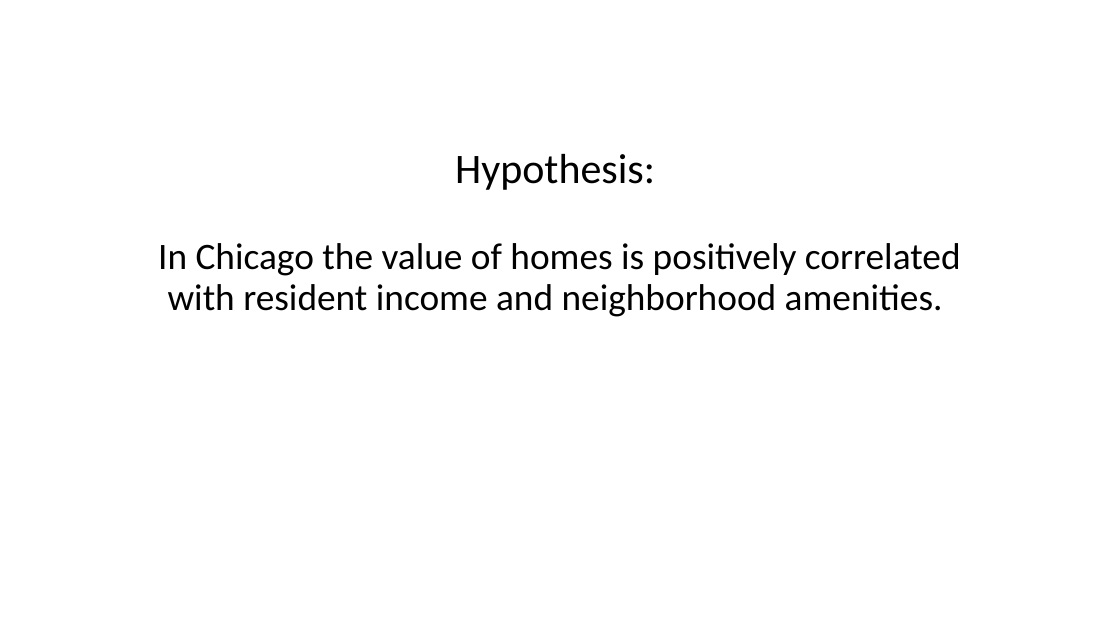
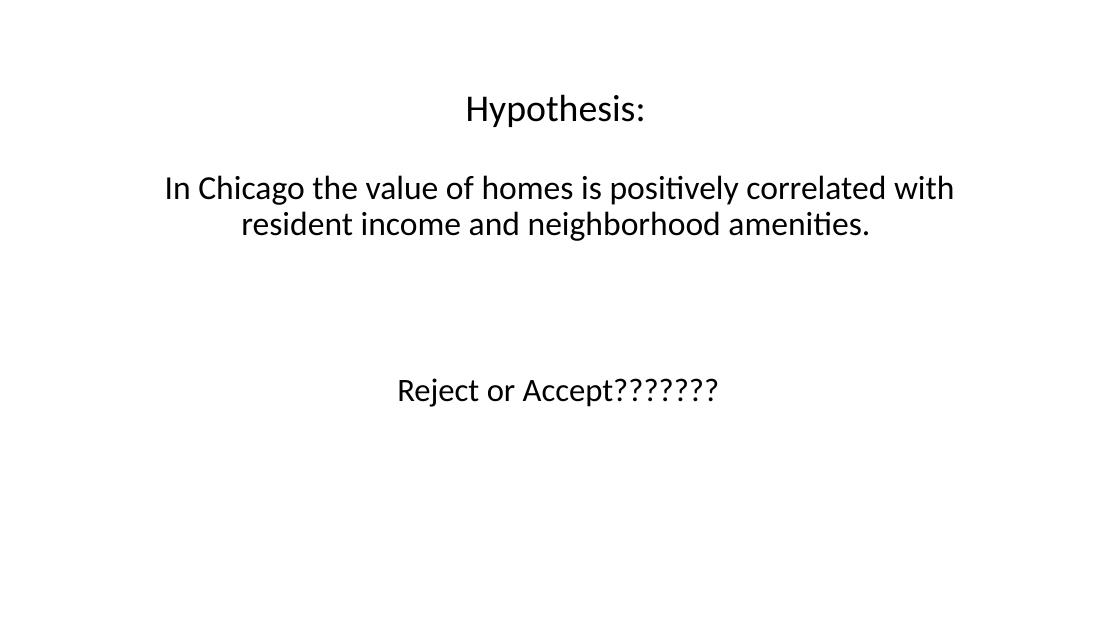
Before and after one commit to GarimaChauhan16/Chicago-Housing-Prices, a slide deck: slide 1 of Project_Presentation.pptx. Drawn at 1120x630 pixels with LibreOffice and Linux fonts; fonts in the diff are those of the drawing. Boxes give left, top, right and bottom in pixels: in the first picture for what was removed or moved away, otherwise in the second. Text is boxed around its words. In the diff, an @@ line names an element or a change of style, - is before the commit and + after.

Commit message:
updated presentation

```diff
--- a/Project_Presentation.pptx
+++ b/Project_Presentation.pptx
@@ title "Hypothesis: In Chicago the value ..." at (165, 94, 955, 241): size 36 to 32.4 pt in "Hypothesis:"; size 32 to 28.8 pt in "In Chicago the value of homes is ..." @@
@@ text added at (397, 378, 719, 407), 28 pt, text #000000 @@
+Reject or Accept???????
```
Also in this commit, not shown: 1 slide added, 1 slide removed.
